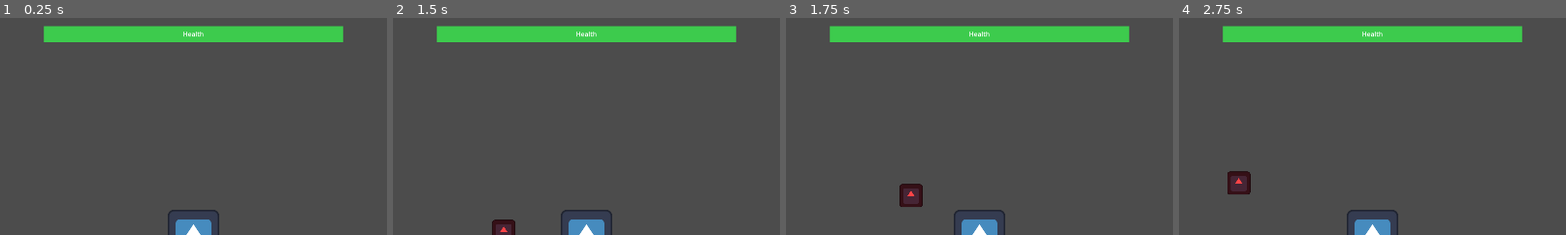
Above: before the commit, frames 1-4 (left to right).
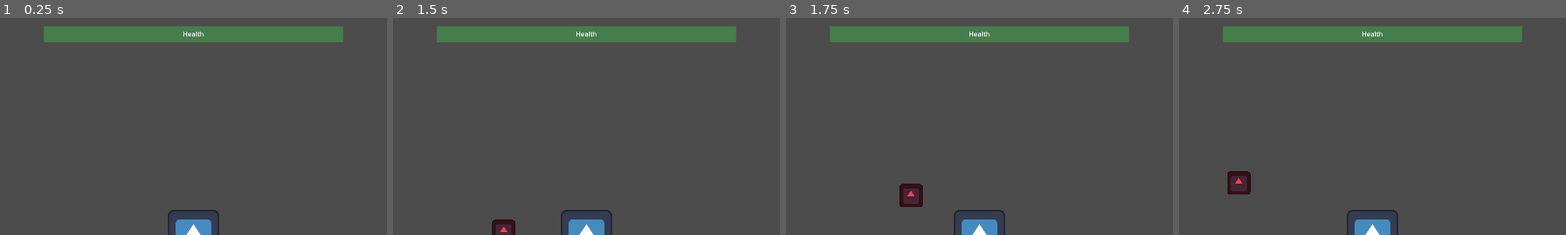
Above: after the commit, the same moments.

Repository: avidandy/GMTK_25
Game: Godot game, scene res://scenes/main.tscn
Same seed, same stepped clock (60 frames per second), same inputs: the game is played once before the commit and once after it. This scene is started directly instead of the project's main scene. The engine's default icon, where the game draws it, is replaced by a stand-in: a white triangle on a blue panel in a dark square.
Inputs:
- Up to frame 1 (0.25 s): no input
- Up to frame 2 (1.5 s): hold Right (right) 0.53-1.28 s; hold Down (down) from 1.28 s (still down)
- Up to frame 3 (1.75 s): keep holding Down (down)
- Up to frame 4 (2.75 s): release Down (down) at 2.03 s; hold Right (right) from 2.03 s (still down)
The pictures show only the part of the screen within x 25-75%, y 0-50%; the shares and areas given below are measured in that part.

The runs differ from the first frame. In frame 1, 5.9% of the frame differs, in the area x 11-89%, y 3-12%; in frame 2, 5.9%; in frame 3, 5.9%; in frame 4, 5.9%.

Commit message:
Improve enemy visiblity

Diff:
--- a/project.godot
+++ b/project.godot
@@ -12,7 +12,7 @@
 
 config/name="GMTK25"
 config/version="0.0"
-run/main_scene="uid://fv2hn6sjj6po"
+run/main_scene="uid://deq7ih2we7etp"
 config/features=PackedStringArray("4.4", "GL Compatibility")
 config/icon="res://assets/icon.svg"
 
--- a/scenes/main.tscn
+++ b/scenes/main.tscn
@@ -24,6 +24,7 @@
 size_flags_vertical = 3
 
 [node name="PlayerHealthBar" type="TextureProgressBar" parent="UICanvasLayer/HealthBarContainer"]
+modulate = Color(1, 1, 1, 0.392157)
 layout_mode = 1
 anchors_preset = 8
 anchor_left = 0.5
--- a/scripts/Spawner.gd
+++ b/scripts/Spawner.gd
@@ -1,7 +1,7 @@
 # scripts/Spawner.gd
 extends Node2D
 
-@export var enemy_scene: PackedScene # Assign your Enemy.tscn here in the Inspector
+@export var enemy_scene: PackedScene
 @export var spawn_interval: float = 1.0 # Time between individual enemy spawns
 @export var spawn_radius: float = 800.0 # Distance from player to spawn enemies (off-screen)
 @export var max_enemies_on_screen: int = 50 # Limit concurrent enemies
